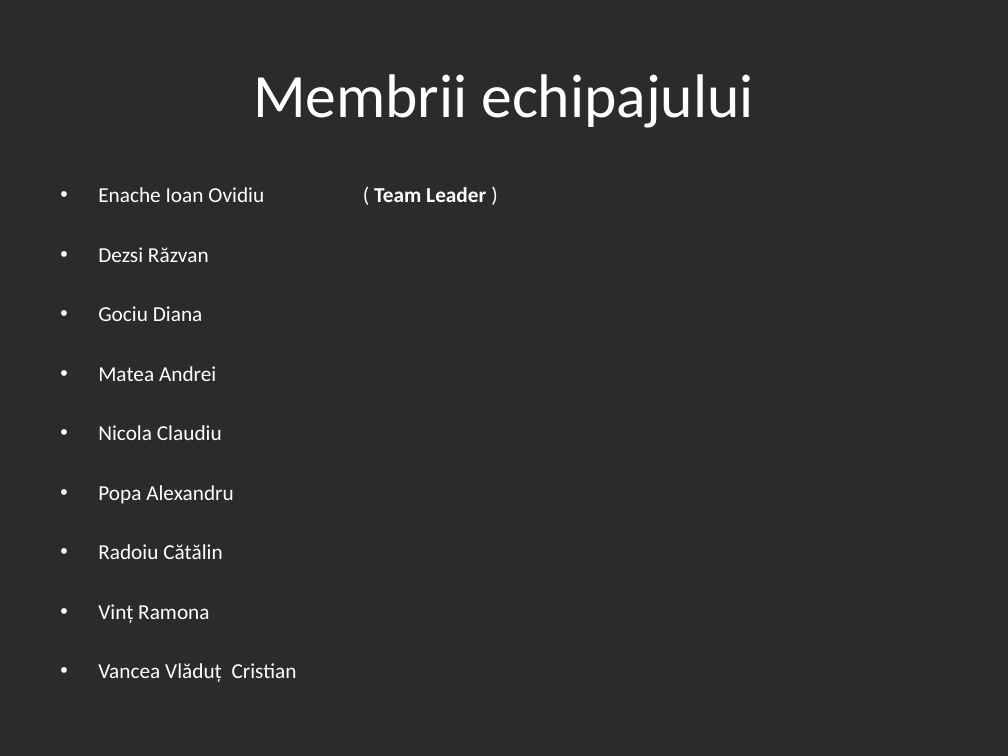
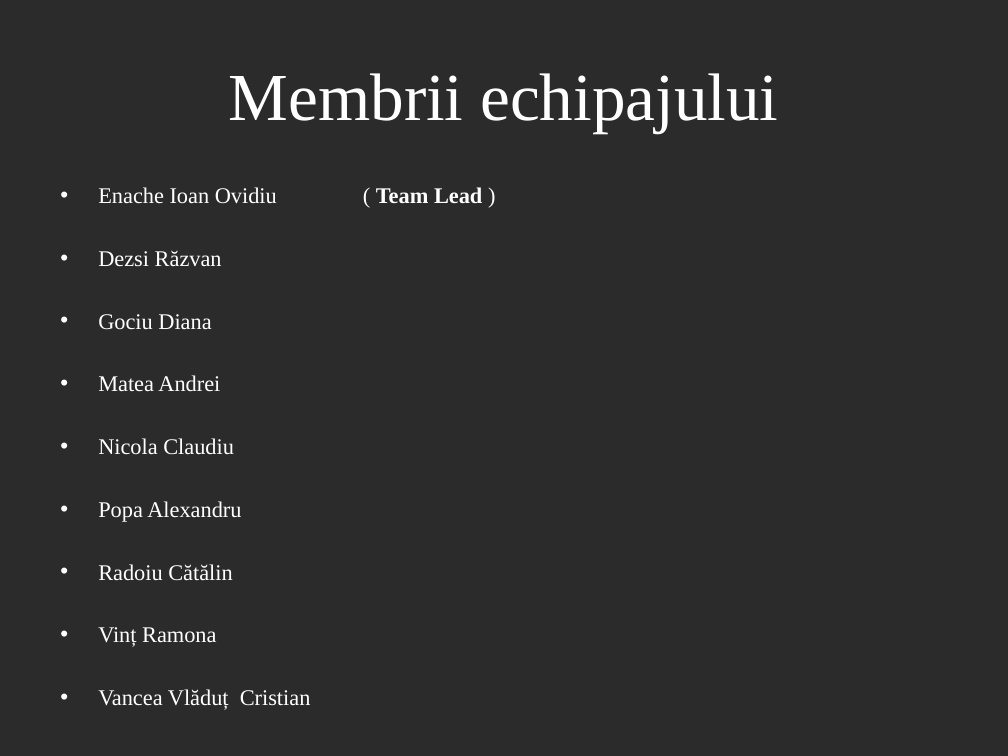
Before and after one commit to ovidiuenache/iss-project, a slide deck: slide 36 of Documentatie/Prezentare.pptx (slide 29 before the commit). Drawn at 1008x756 pixels with LibreOffice and Linux fonts; fonts in the diff are those of the drawing; background and template pictures are left out; a plain dark background stands for a picture behind light text. Boxes give left, top, right and bottom in pixels: in the first picture for what was removed or moved away, otherwise in the second. Text is boxed around its words. In the diff, an @@ line names an element or a change of style, - is before the commit and + after.

```diff
--- a/Documentatie/Prezentare.pptx
+++ b/Documentatie/Prezentare.pptx
@@ title "Membrii echipajului" at [229, 73, 778, 132]: size 44 to 48 pt, font Calibri to Times New Roman @@
@@ text at [98, 187, 277, 204]: text changed; size 15.2 to 16 pt; font Calibri to Times New Roman @@
-• Enache Ioan Ovidiu ( Team Leader )
+• Enache Ioan Ovidiu ( Team Lead )
@@ text at [98, 250, 311, 710]: size 15.2 to 16 pt, font Calibri to Times New Roman in "Dezsi Răzvan", "Gociu Diana", "Matea Andrei", "Nicola Claudiu" and 4 more places @@
```
Also in this commit, not shown: 27 other slides changed, 8 slides added, 1 slide removed, 2 other files.
